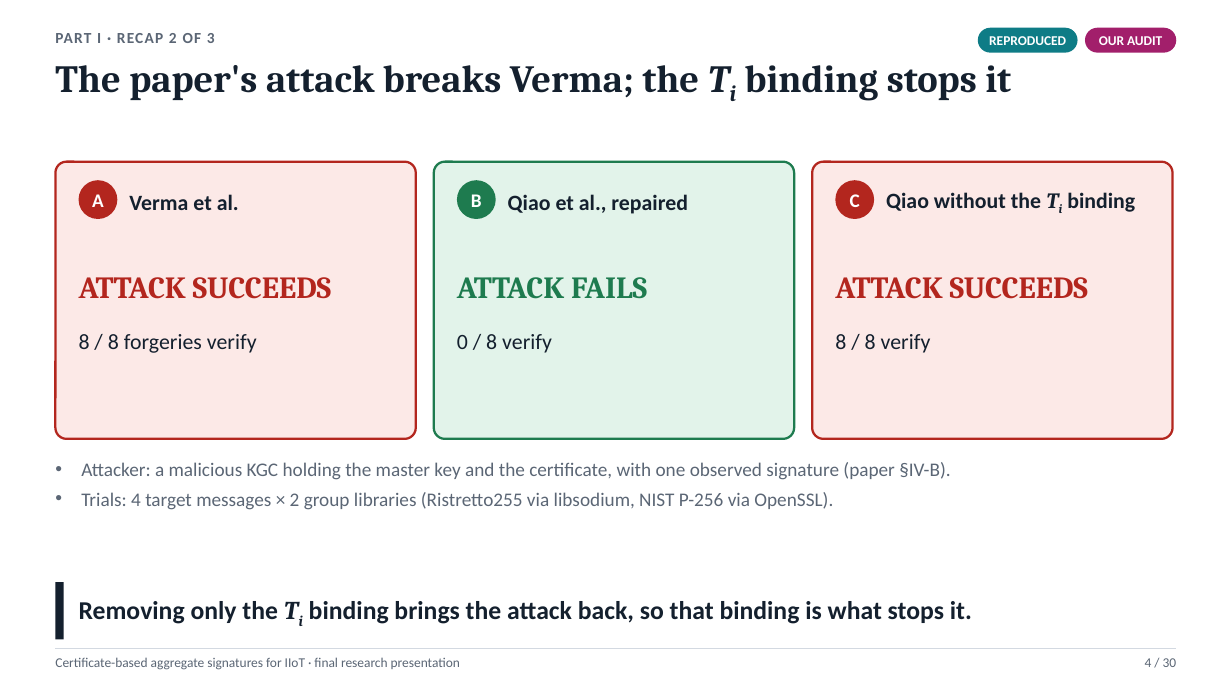
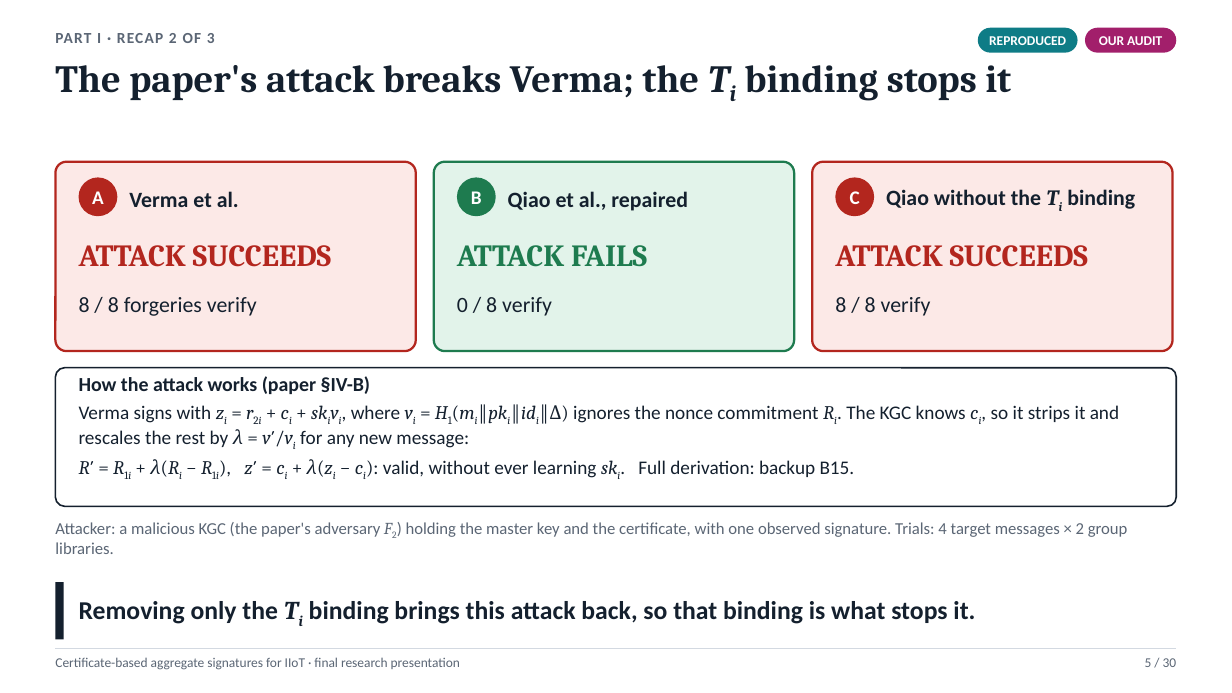
Before and after one commit to Anurag-1205/Certificate-Based-Aggregate-Signature, a slide deck: slide 5 of presentation/CBAS_Final_Presentation.pptx (slide 4 before the commit). Drawn at 1232x693 pixels with LibreOffice and Linux fonts; fonts in the diff are those of the drawing. Boxes give left, top, right and bottom in pixels: in the first picture for what was removed or moved away, otherwise in the second. Text is boxed around its words. In the diff, an @@ line names an element or a change of style, - is before the commit and + after.

Commit message:
Apply the review fixes to the final presentation
Correct the Part III claim to "x2.4 before and after optimisation" on
every slide that carried it. Add a standalone problem slide, explain the
reproduced attack on the recap and in backup B15, and define F1/F2 and
Te/Ta/Th where first used. Retag the aggregator property as known and
mark the aggregation-security card as the paper's argument. Presenter
cues are off by default; backup B16 lists the references. Still 30 main
slides.

```diff
--- a/presentation/CBAS_Final_Presentation.pptx
+++ b/presentation/CBAS_Final_Presentation.pptx
@@ rounded rectangle: place and size @@
-rounded rectangle at box(55, 162, 416, 439)
+rounded rectangle at box(55, 162, 416, 351)
@@ rounded rectangle: place and size @@
-rounded rectangle at box(433, 162, 794, 439)
+rounded rectangle at box(433, 162, 794, 351)
@@ proportions changed in 3 elements at box(55, 162, 416, 351), box(433, 162, 794, 351), box(812, 162, 1173, 351) @@
@@ rounded rectangle: place and size @@
-rounded rectangle at box(812, 162, 1173, 439)
+rounded rectangle at box(812, 162, 1173, 351)
@@ 3 texts: place and size @@
-3 texts at box(79, 277, 1089, 299)
+3 texts at box(79, 245, 1089, 267)
@@ 3 texts: place and size @@
-3 texts at box(79, 334, 931, 353)
+3 texts at box(79, 297, 931, 316)
@@ rounded rectangle added at box(55, 368, 1177, 506), fill #FFFFFF, outline #14202E 1.25 pt @@
@@ text added at box(79, 376, 1119, 478), 15 pt, text #14202E @@
+How the attack works (paper §IV-B)
+Verma signs with zi = r2i + ci + skivi, where vi = H1(mi‖pki‖idi‖Δ) ignores the nonce commitment Ri. The KGC knows ci, so it strips it and rescales the rest by λ = v′/vi for any new message:
+R′ = R1i + λ(Ri − R1i), z′ = ci + λ(zi − ci): valid, without ever learning ski. Full derivation: backup B15.
@@ text at box(55, 522, 1128, 554): text changed; size 15 to 13 pt @@
-• Attacker: a malicious KGC holding the master key and the certificate, with one observed signature (paper §IV-B).
-• Trials: 4 target messages × 2 group libraries (Ristretto255 via libsodium, NIST P-256 via OpenSSL).
+Attacker: a malicious KGC (the paper's adversary F2) holding the master key and the certificate, with one observed signature. Trials: 4 target messages × 2 group libraries.
@@ text at box(79, 601, 975, 624): text changed @@
-Removing only the Ti binding brings the attack back, so that binding is what stops it.
+Removing only the Ti binding brings this attack back, so that binding is what stops it.
@@ text at box(1145, 658, 1177, 667): text changed @@
-4 / 30
+5 / 30
```
Also in this commit, not shown: 23 other slides changed, 3 slides added, 1 slide removed, 15 other files.
